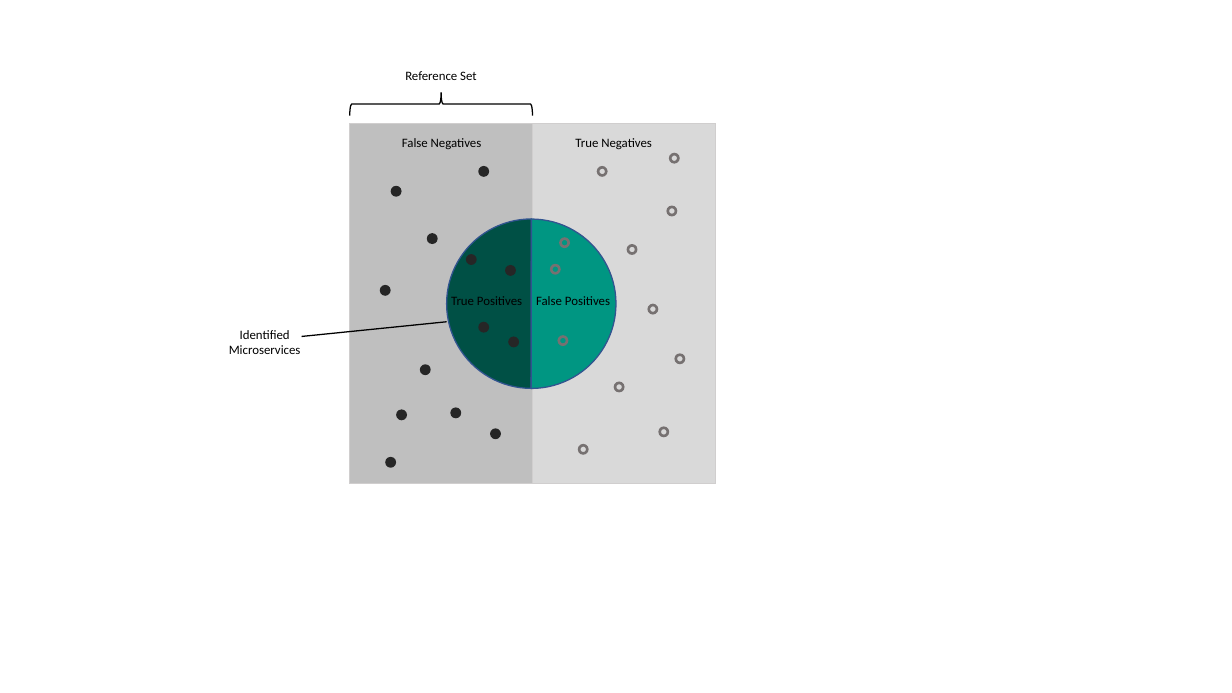
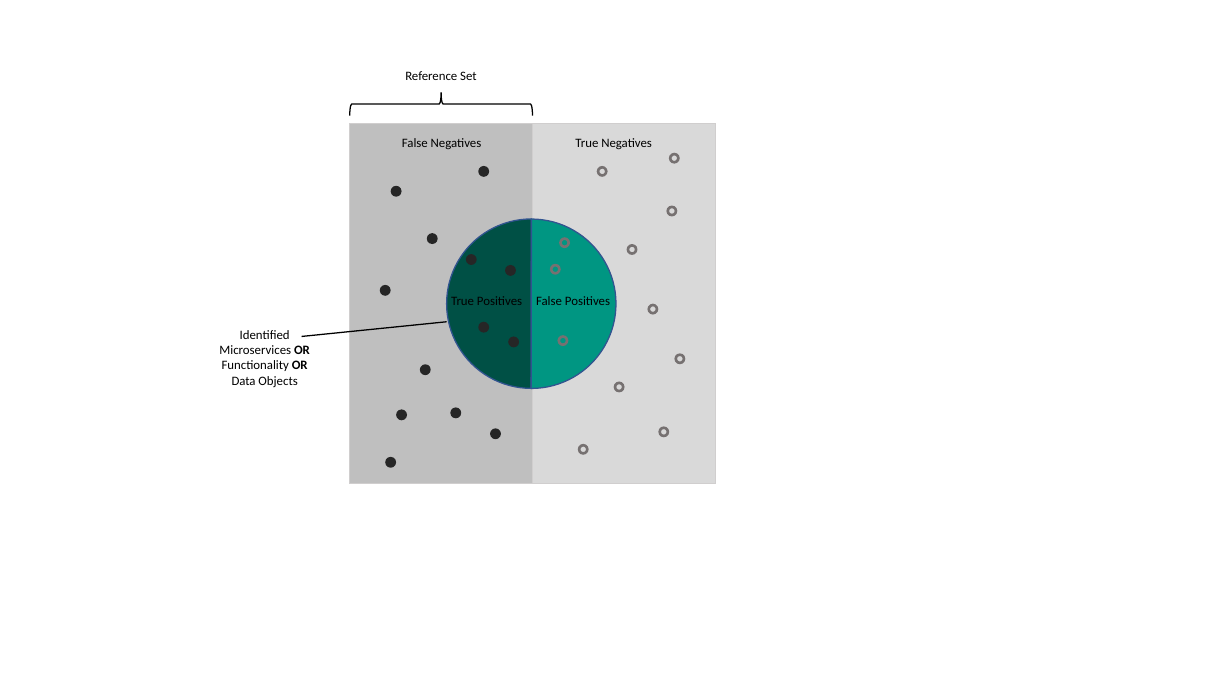
Before and after one commit to Benkler/BA, a slide deck: slide 1 of Powerpoint/PrecisionRecall.pptx. Drawn at 1232x693 pixels with LibreOffice and Linux fonts; fonts in the diff are those of the drawing. Boxes give left, top, right and bottom in pixels: in the first picture for what was removed or moved away, otherwise in the second. Text is boxed around its words. In the diff, an @@ line names an element or a change of style, - is before the commit and + after.

```diff
--- a/Powerpoint/PrecisionRecall.pptx
+++ b/Powerpoint/PrecisionRecall.pptx
@@ text at (219, 330, 310, 387): text changed @@
-Identified Microservices
+Identified Microservices OR Functionality OR Data Objects
```
Also in this commit, not shown: 17 other files.
